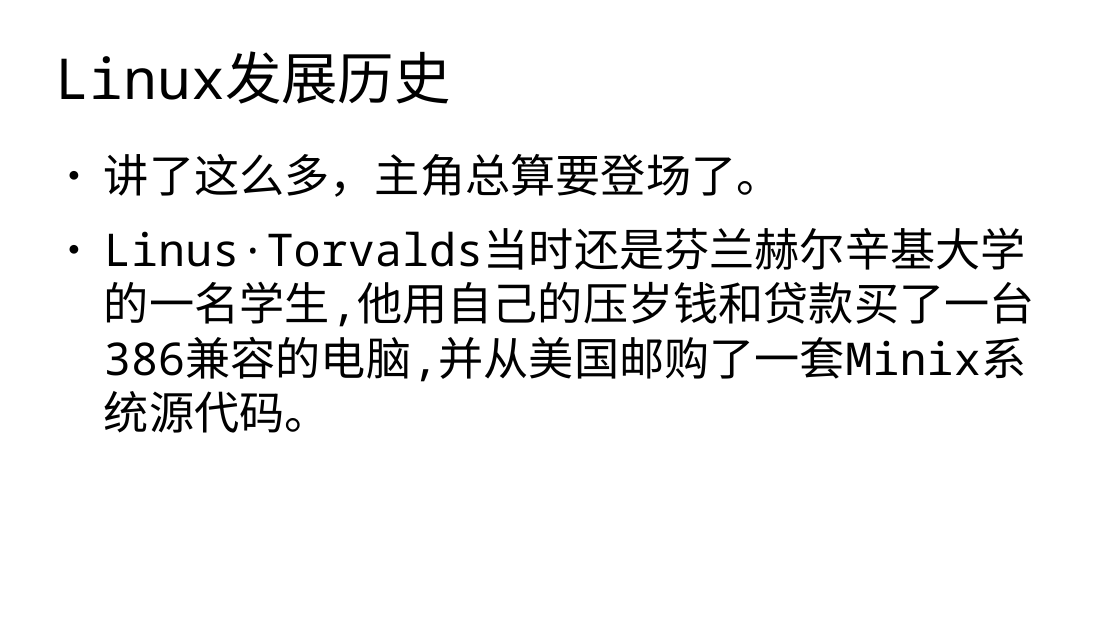
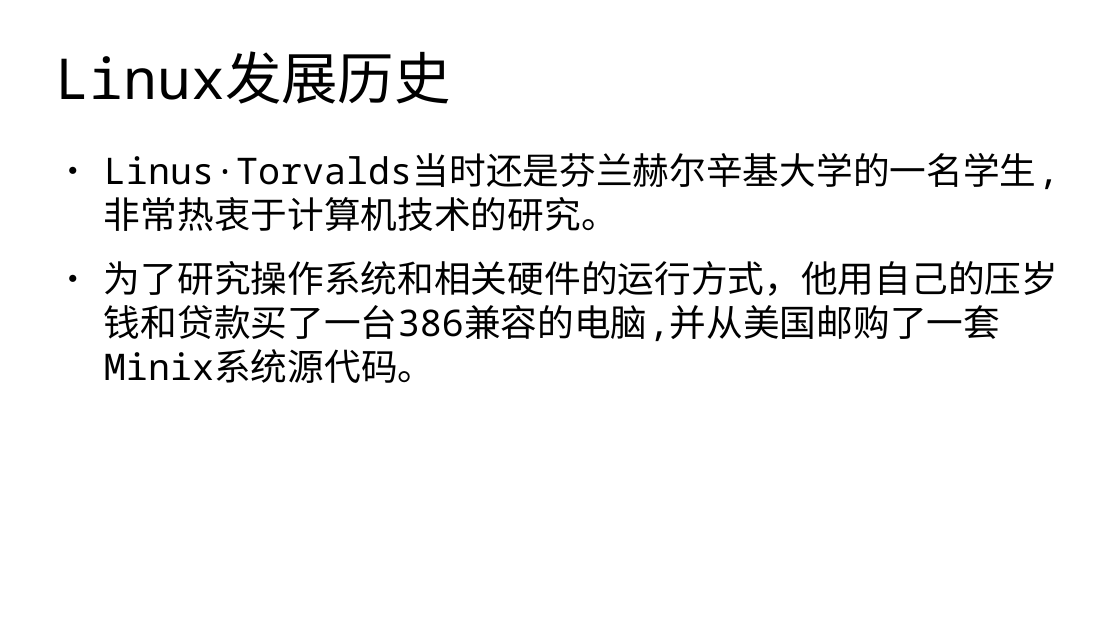
Before and after one commit to master-genius/linux-system, a slide deck: slide 14 of materials/slides/ch01-Linux-history.odp. Drawn at 1120x630 pixels with LibreOffice and Linux fonts; fonts in the diff are those of the drawing. Boxes give left, top, right and bottom in pixels: in the first picture for what was removed or moved away, otherwise in the second. Text is boxed around its words. In the diff, an @@ line names an element or a change of style, - is before the commit and + after.

```diff
--- a/materials/slides/ch01-Linux-history.odp
+++ b/materials/slides/ch01-Linux-history.odp
@@ text at (104, 153, 1059, 383): text changed; size 32 to 26 pt @@
-● 讲了这么多，主角总算要登场了。
-● Linus·Torvalds当时还是芬兰赫尔辛基大学的一名学生,他用自己的压岁钱和贷款买了一台386兼容的电脑,并从美国邮购了一套Minix系统源代码。
+● Linus·Torvalds当时还是芬兰赫尔辛基大学的一名学生,非常热衷于计算机技术的研究。
+● 为了研究操作系统和相关硬件的运行方式，他用自己的压岁钱和贷款买了一台386兼容的电脑,并从美国邮购了一套Minix系统源代码。
```
Also in this commit, not shown: 29 other slides changed, 16 other files.
